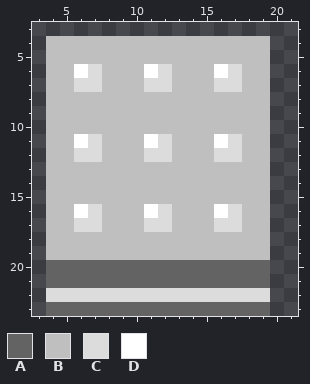
Pixel-art sprite -- Assets/Objects/Tiles/Unpacked/Generic/Bolted Wall/Sprites/S~Bolted Wall[URL].png. The picture above was drawn from the file before the commit.
The file is 24x24 pixels. Colours within 5 levels of each other are drawn and written as one. Shown: x 3..21, y 3..23.
Palette (. is transparent): A #636363  B #bfbfbf  C #dcdcdc  D #ffffff
Pixels before, first column x 4:
 4 BBBBBBBBBBBBBBBB
 5 BBBBBBBBBBBBBBBB
 6 BBDCBBBDCBBBDCBB
 7 BBCCBBBCCBBBCCBB
 8 BBBBBBBBBBBBBBBB
 9 BBBBBBBBBBBBBBBB
10 BBBBBBBBBBBBBBBB
11 BBDCBBBDCBBBDCBB
12 BBCCBBBCCBBBCCBB
13 BBBBBBBBBBBBBBBB
14 BBBBBBBBBBBBBBBB
15 BBBBBBBBBBBBBBBB
16 BBDCBBBDCBBBDCBB
17 BBCCBBBCCBBBCCBB
18 BBBBBBBBBBBBBBBB
19 BBBBBBBBBBBBBBBB
20 AAAAAAAAAAAAAAAA
21 AAAAAAAAAAAAAAAA
22 CCCCCCCCCCCCCCCC
23 AAAAAAAAAAAAAAAA
Now the later version:
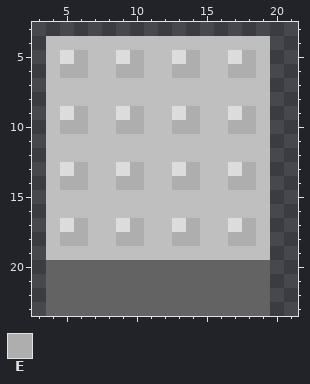
Colours new in this view: E #adaead
The edit:
Colour A replaces colour C in row 22 at x 4 to 19.
Colour B replaces colour C in row 6 at x 7 and 12; in row 7 at x 6 to 7, 11 to 12 and 16 to 17; in row 11 at x 7, 12 and 17; in row 12 at x 6 to 7, 11 to 12 and 16 to 17; in row 16 at x 7, 12 and 17; in row 17 at x 7, 11 to 12 and 16.
Colour B replaces colour D in row 6 at x 11 and 16; in row 11 at x 6, 11 and 16; in row 16 at x 6, 11 and 16.
Colour C replaces colour B in row 5 at x 5, 9, 13 and 17; in row 9 at x 5, 9, 13 and 17; in row 13 at x 5, 9, 13 and 17; in row 17 at x 5, 9 and 13.
Colour E replaces colour B in row 5 at x 6, 10, 14 and 18; in row 6 at x 5, 9 to 10, 13 to 14 and 18; in row 9 at x 6, 10, 14 and 18; in row 10 at x 5 to 6, 9 to 10, 13 to 14 and 17 to 18; in row 13 at x 6, 10, 14 and 18; in row 14 at x 5 to 6, 9 to 10, 13 to 14 and 17 to 18.
Colour E replaces colour B in row 17 at x 10, 14 and 18; in row 18 at x 5 to 6, 9 to 10, 13 to 14 and 17 to 18.
Colour E replaces colour C in row 6 at x 17; in row 17 at x 6.
Colour E replaces colour D in row 6 at x 6.
Changed places in both pictures, as pixel boxes (x1, y1, x2, y2):
changed: (46, 50, 270, 302)
